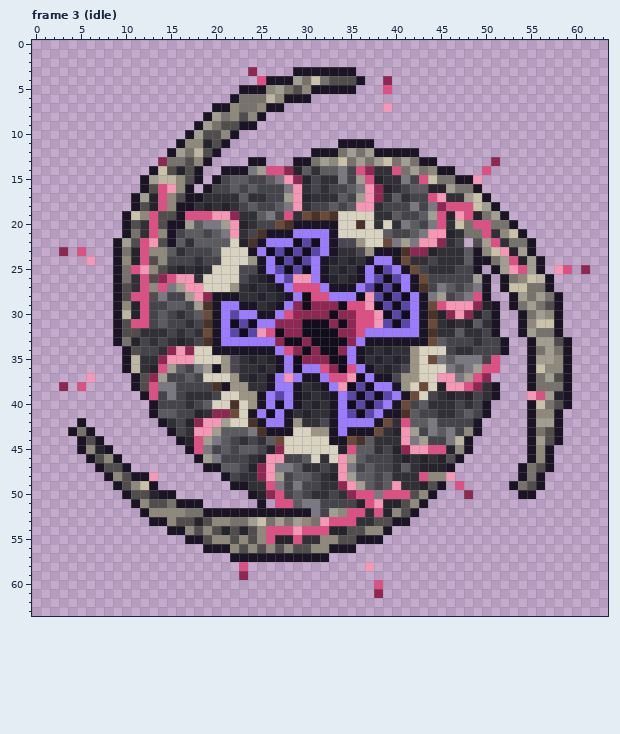
Pixel-art file: tools/art/creatures/wyrm_arquetipo/wyrm_arquetipo.aseprite. Above, as it was before the edit.
64x64 pixels, 33 frames. Colours within 5 levels of each other are drawn and written as one. Shown: frame 3 (idle). The commit also changed other frames, which this record leaves out.
After the commit:
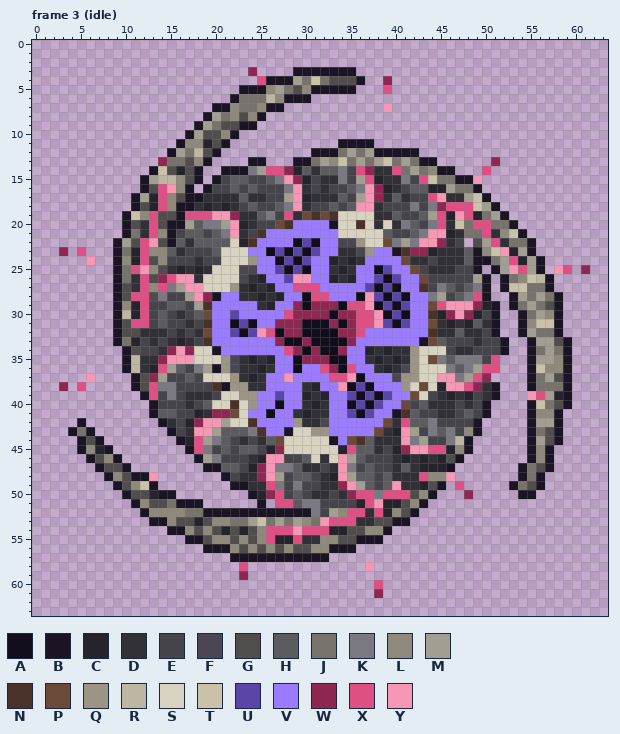
Palette (. is transparent): A #120d1c  B #1a1424  C #25232c  D #303036  E #45444a  F #4a4752  G #504d4c  H #5c5b60  J #77736c  K #7a7880  L #8f897b  M #a39e92  N #4a3229  P #6b4a3a  Q #9c9484  R #bdb6a2  S #d8d2c0  T #c9c2a8  U #5a45a8  V #9b7bff  W #8e2852  X #de4f84  Y #f797b6
The edit:
Changed rows in their new state; - is an unchanged pixel.
Frame 3 (idle), layer "glow":
first column x 20:
20 ---------VVVV-----------
21 ------VVV----V----------
22 -----V-------V----------
23 ----V--------V----VV----
24 -----V------V----V--V---
25 -----V------V---V----V--
26 ------V-----V---V-----V-
27 -------V-----VVV------V-
28 -VV-----V--------------V
29 V--VV--V---------------V
30 V----VV----------------V
31 V----------------------V
32 V----------------------V
33 V----------------VVVVVV-
34 -VVVVVV---------V-------
35 -------V--------V-------
36 -------V---------V------
37 ------V---VV------VV----
38 ------V--V--V-------V---
39 -----V---V---V-------V--
40 -----V---V---V------V---
41 ----V---V----V-----V----
42 -----V--V----V----V-----
43 ------VV-----V-VVV------
44 --------------V---------
Pixel boxes of the changes (left, top, right, bottom) in both pictures:
changed: (212, 220, 428, 445)
